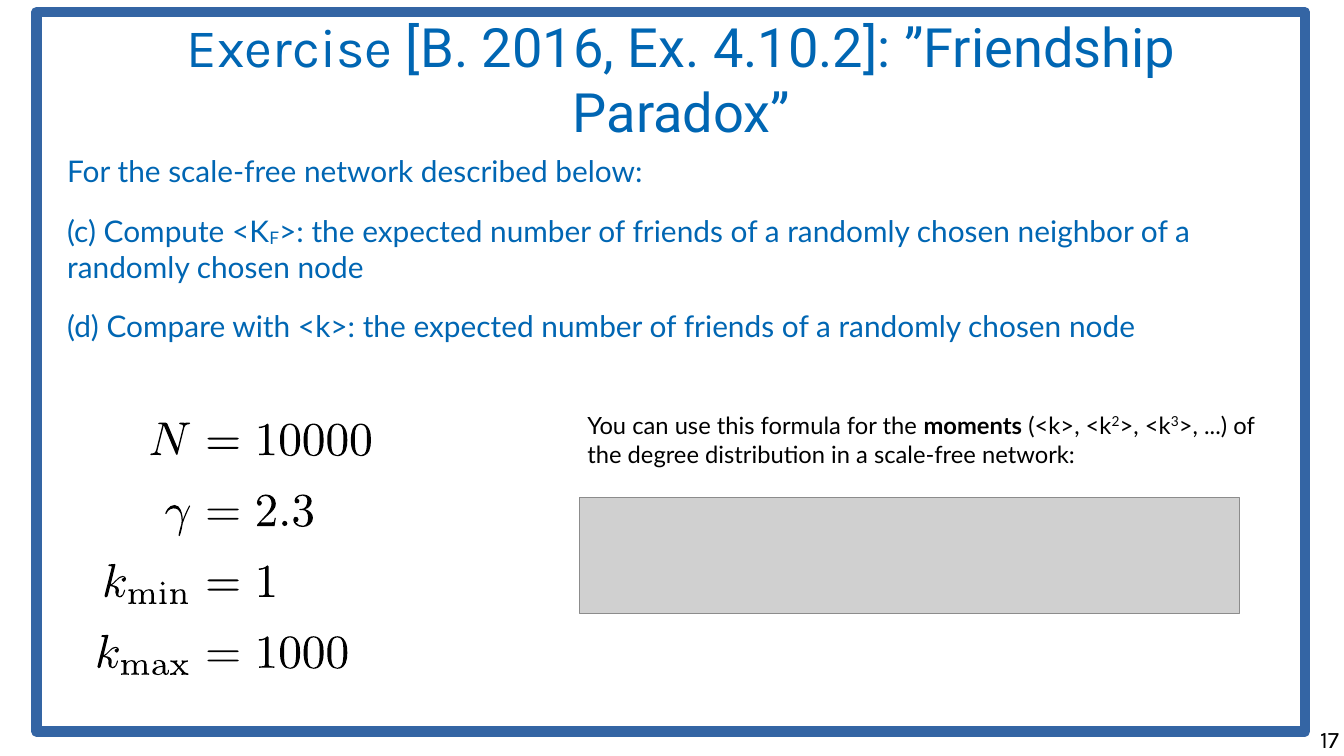
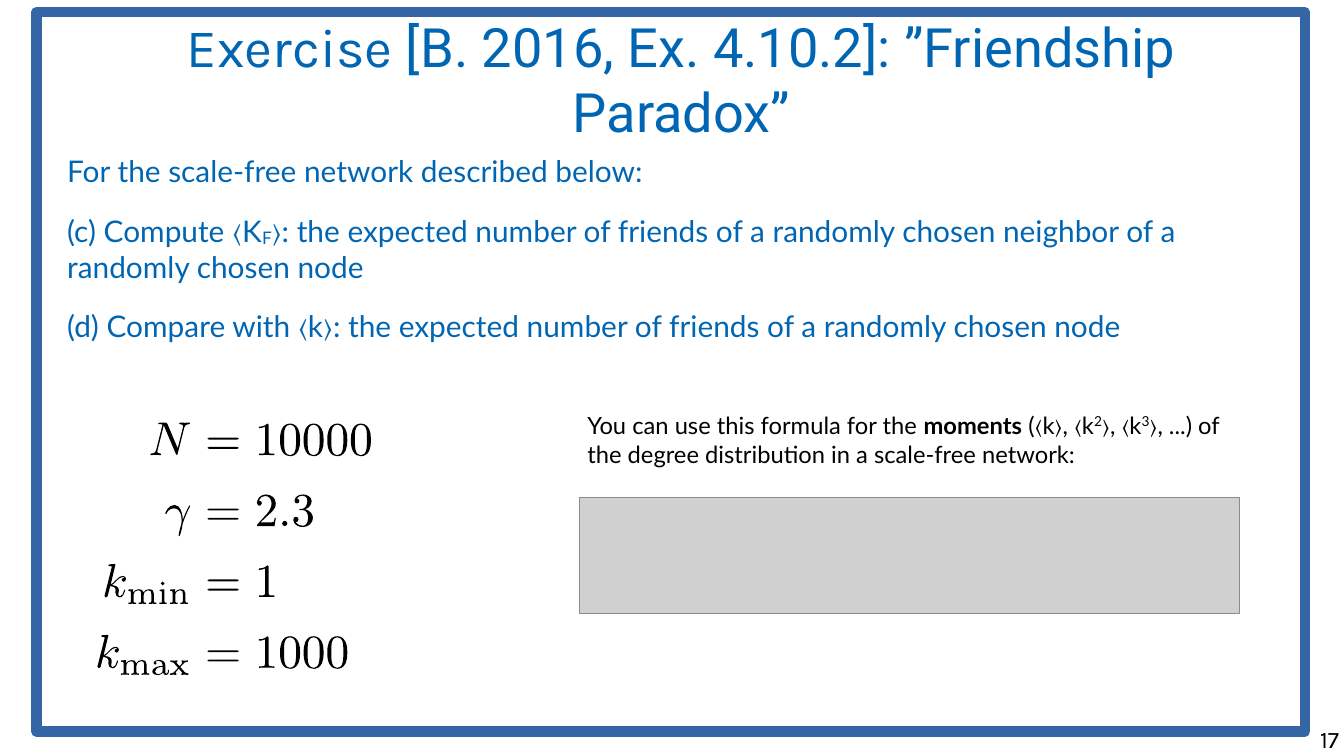
Before and after one commit to chatox/networks-science-course, a slide deck: slide 17 of theory/odp/tt15-friendship_paradox.odp. Drawn at 1344x756 pixels with LibreOffice and Linux fonts; fonts in the diff are those of the drawing; grey boxes stand for pictures. Boxes give left, top, right and bottom in pixels: in the first picture for what was removed or moved away, otherwise in the second. Text is boxed around its words. In the diff, an @@ line names an element or a change of style, - is before the commit and + after.

```diff
--- a/theory/odp/tt15-friendship_paradox.odp
+++ b/theory/odp/tt15-friendship_paradox.odp
@@ text at (x1=67, y1=219, x2=1176, y2=342): text changed @@
-(c) Compute <KF>: the expected number of friends of a randomly chosen neighbor of a randomly chosen node
-(d) Compare with <k>: the expected number of friends of a randomly chosen node
+(c) Compute 〈KF〉: the expected number of friends of a randomly chosen neighbor of a randomly chosen node
+(d) Compare with 〈k〉: the expected number of friends of a randomly chosen node
@@ text at (x1=587, y1=416, x2=1220, y2=468): text changed @@
-You can use this formula for the moments (<k>, <k2>, <k3>, ...) of the degree distribution in a scale-free network:
+You can use this formula for the moments (〈k〉, 〈k2〉, 〈k3〉, ...) of the degree distribution in a scale-free network:
```
Also in this commit, not shown: 4 other slides changed, 1 other file.
